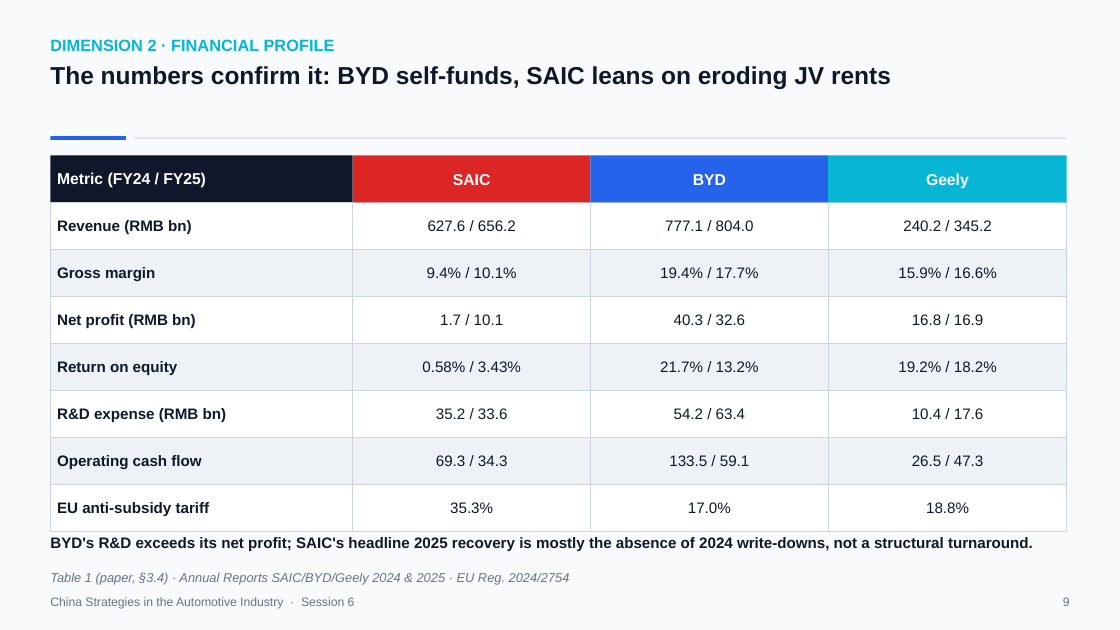
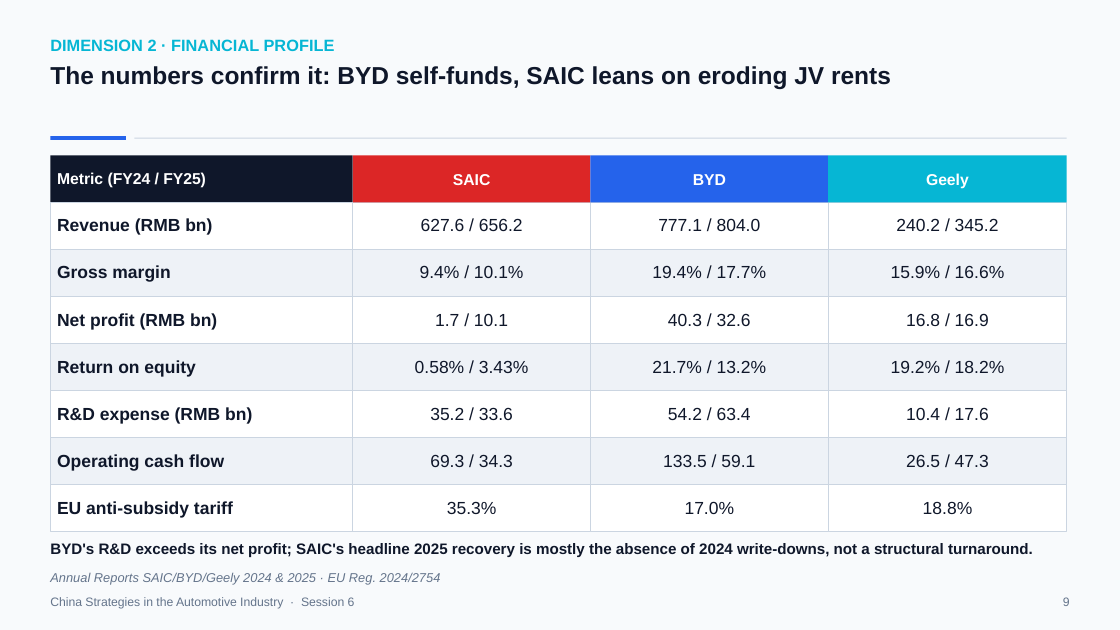
Before and after one commit to mickeymousehacker/CHINA-seminar-paper, a slide deck: slide 9 of research/presentation/China-Strategies-Presentation-FINAL.pptx. Drawn at 1120x630 pixels with LibreOffice and Linux fonts; fonts in the diff are those of the drawing. Boxes give left, top, right and bottom in pixels: in the first picture for what was removed or moved away, otherwise in the second. Text is boxed around its words. In the diff, an @@ line names an element or a change of style, - is before the commit and + after.

```diff
--- a/research/presentation/China-Strategies-Presentation-FINAL.pptx
+++ b/research/presentation/China-Strategies-Presentation-FINAL.pptx
@@ text "627.6 / 656.2": place and size @@
-text "627.6 / 656.2" at [428, 220, 516, 231]
+text "627.6 / 656.2" at [421, 218, 523, 231]
@@ text "777.1 / 804.0": place and size @@
-text "777.1 / 804.0" at [665, 220, 754, 231]
+text "777.1 / 804.0" at [658, 218, 761, 231]
@@ text "240.2 / 345.2": place and size @@
-text "240.2 / 345.2" at [903, 220, 992, 231]
+text "240.2 / 345.2" at [896, 218, 999, 231]
@@ text "9.4% / 10.1%": place and size @@
-text "9.4% / 10.1%" at [427, 267, 517, 278]
+text "9.4% / 10.1%" at [420, 265, 524, 278]
@@ text "19.4% / 17.7%": place and size @@
-text "19.4% / 17.7%" at [660, 267, 759, 278]
+text "19.4% / 17.7%" at [652, 265, 767, 278]
@@ text "15.9% / 16.6%": place and size @@
-text "15.9% / 16.6%" at [898, 267, 997, 278]
+text "15.9% / 16.6%" at [891, 265, 1005, 278]
@@ text "0.58% / 3.43%": place and size @@
-text "0.58% / 3.43%" at [422, 361, 521, 372]
+text "0.58% / 3.43%" at [415, 360, 529, 373]
@@ text "21.7% / 13.2%": place and size @@
-text "21.7% / 13.2%" at [660, 361, 759, 372]
+text "21.7% / 13.2%" at [652, 361, 767, 373]
@@ text "19.2% / 18.2%": place and size @@
-text "19.2% / 18.2%" at [898, 361, 997, 372]
+text "19.2% / 18.2%" at [891, 361, 1005, 373]
@@ size 13 to 15 pt in 28 elements at [57, 265, 170, 282], [57, 313, 217, 330], [57, 360, 195, 377], [57, 454, 224, 471], [57, 501, 233, 518], [57, 218, 212, 235], [57, 407, 252, 424], [896, 218, 999, 231], [891, 265, 1005, 278], [906, 313, 989, 326], [891, 361, 1005, 373], [906, 407, 989, 420], [906, 455, 989, 467], [923, 502, 973, 514], [421, 218, 523, 231], [658, 218, 761, 231], [420, 265, 524, 278], [652, 265, 767, 278], [435, 313, 508, 326], [668, 313, 751, 326], [415, 360, 529, 373], [652, 361, 767, 373], [430, 454, 513, 467], [663, 454, 755, 467], [447, 501, 497, 514], [685, 501, 735, 514], [430, 407, 513, 420], [668, 407, 751, 420] @@
@@ text "BYD's R&D exceeds its net ...": place and size @@
-text "BYD's R&D exceeds its net ..." at [50, 537, 1033, 551]
+text "BYD's R&D exceeds its net ..." at [50, 543, 1033, 557]
@@ text at [50, 573, 441, 585]: text changed @@
-Table 1 (paper, §3.4) · Annual Reports SAIC/BYD/Geely 2024 & 2025 · EU Reg. 2024/2754
+Annual Reports SAIC/BYD/Geely 2024 & 2025 · EU Reg. 2024/2754
```
Also in this commit, not shown: 19 other slides changed.
